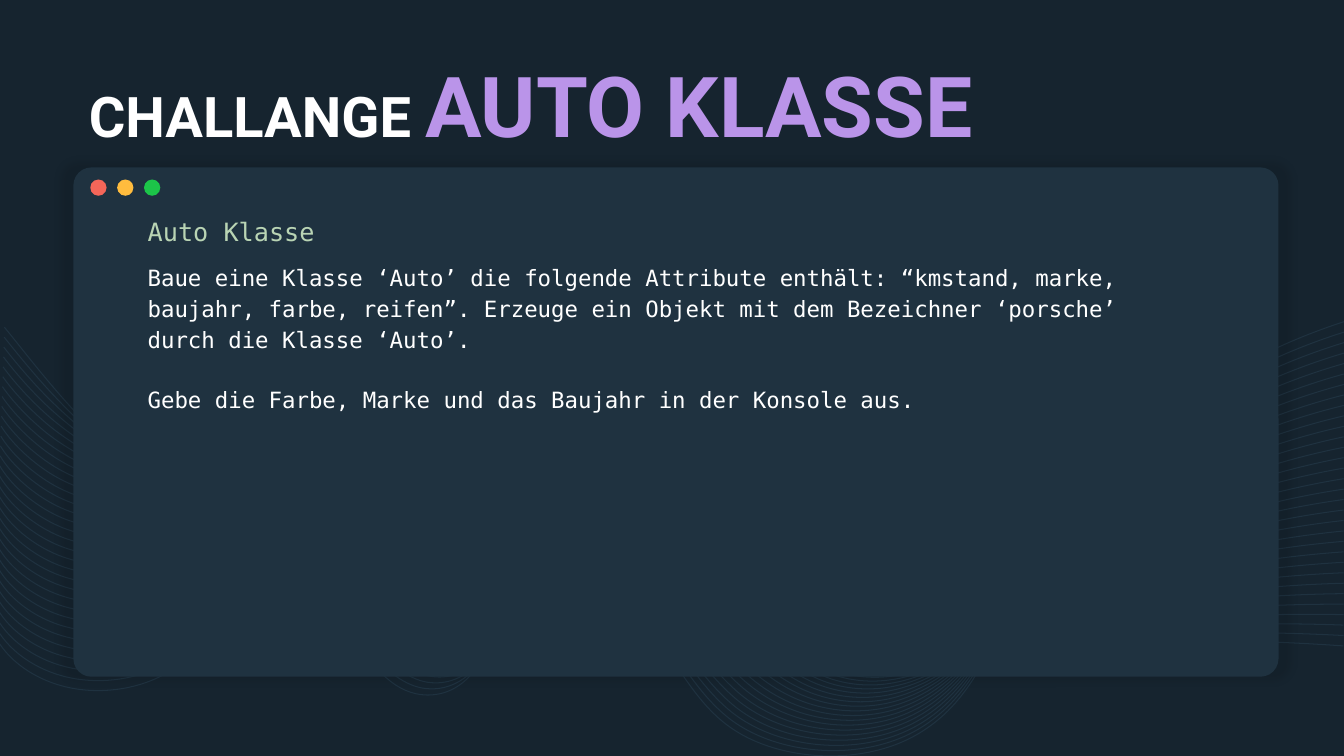
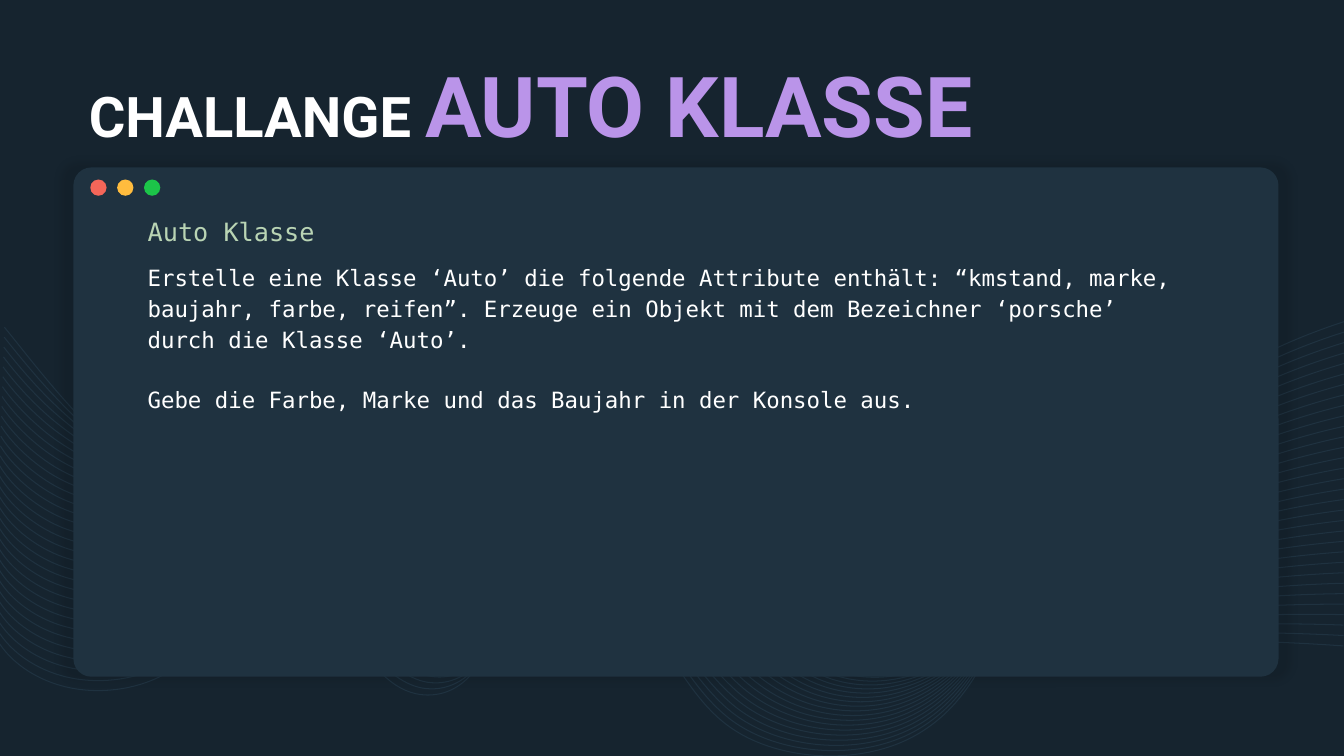
Before and after one commit to derech1e/python-beginner-course, a slide deck: slide 12 of 004/lesson_4.pptx. Drawn at 1344x756 pixels with LibreOffice and Linux fonts; fonts in the diff are those of the drawing. Boxes give left, top, right and bottom in pixels: in the first picture for what was removed or moved away, otherwise in the second. Text is boxed around its words. In the diff, an @@ line names an element or a change of style, - is before the commit and + after.

```diff
--- a/004/lesson_4.pptx
+++ b/004/lesson_4.pptx
@@ text at box(148, 269, 1170, 349): text changed @@
-Baue eine Klasse ‘Auto’ die folgende Attribute enthält: “kmstand, marke, baujahr, farbe, reifen”. Erzeuge ein Objekt mit dem Bezeichner ‘porsche’ durch die Klasse ‘Auto’.
+Erstelle eine Klasse ‘Auto’ die folgende Attribute enthält: “kmstand, marke, baujahr, farbe, reifen”. Erzeuge ein Objekt mit dem Bezeichner ‘porsche’ durch die Klasse ‘Auto’.
```
Also in this commit, not shown: 2 other slides changed.
